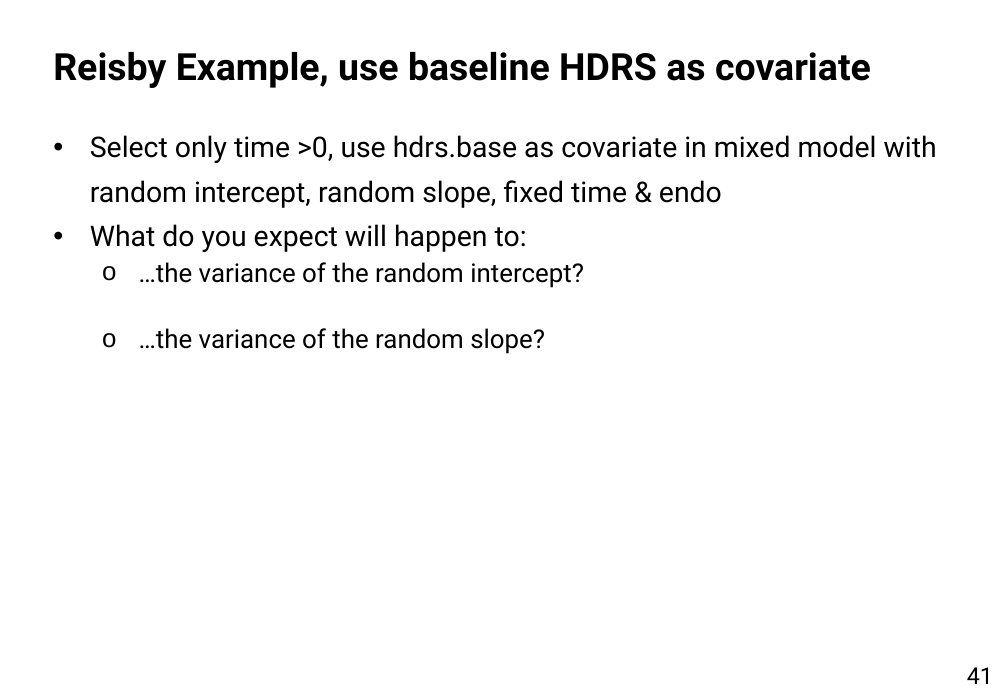
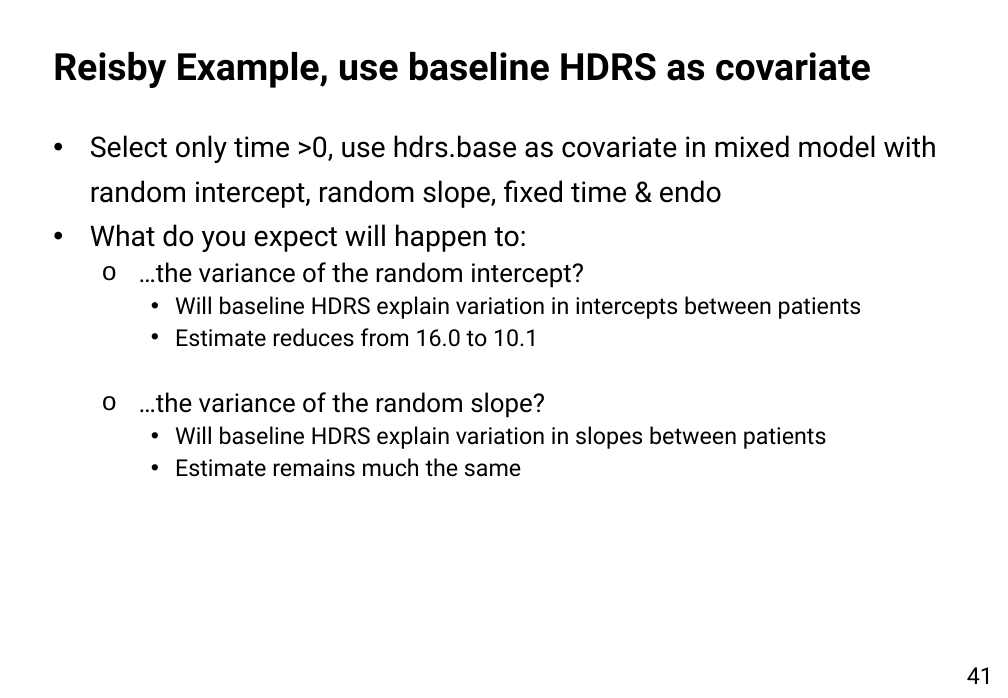
Before and after one commit to hansfranke1985/ADS, a slide deck: slide 41 of EpidemiologyBigData/week_4_Mixed Models - Random Effetcs/EBP Mixed Models part 2 2020_student version.pptx. Drawn at 1008x698 pixels with LibreOffice and Linux fonts; fonts in the diff are those of the drawing; background and template pictures are left out. Boxes give left, top, right and bottom in pixels: in the first picture for what was removed or moved away, otherwise in the second. Text is boxed around its words. In the diff, an @@ line names an element or a change of style, - is before the commit and + after.

```diff
--- a/EpidemiologyBigData/week_4_Mixed Models - Random Effetcs/EBP Mixed Models part 2 2020_student version.pptx
+++ b/EpidemiologyBigData/week_4_Mixed Models - Random Effetcs/EBP Mixed Models part 2 2020_student version.pptx
@@ text at (175,296,862,347): paragraphs added @@
+    • Will baseline HDRS explain variation in intercepts between patients
+    • Estimate reduces from 16.0 to 10.1
@@ text at (175,426,827,477): paragraphs added @@
+    • Will baseline HDRS explain variation in slopes between patients
+    • Estimate remains much the same
```
Also in this commit, not shown: 2 other slides changed, 19 other files.
